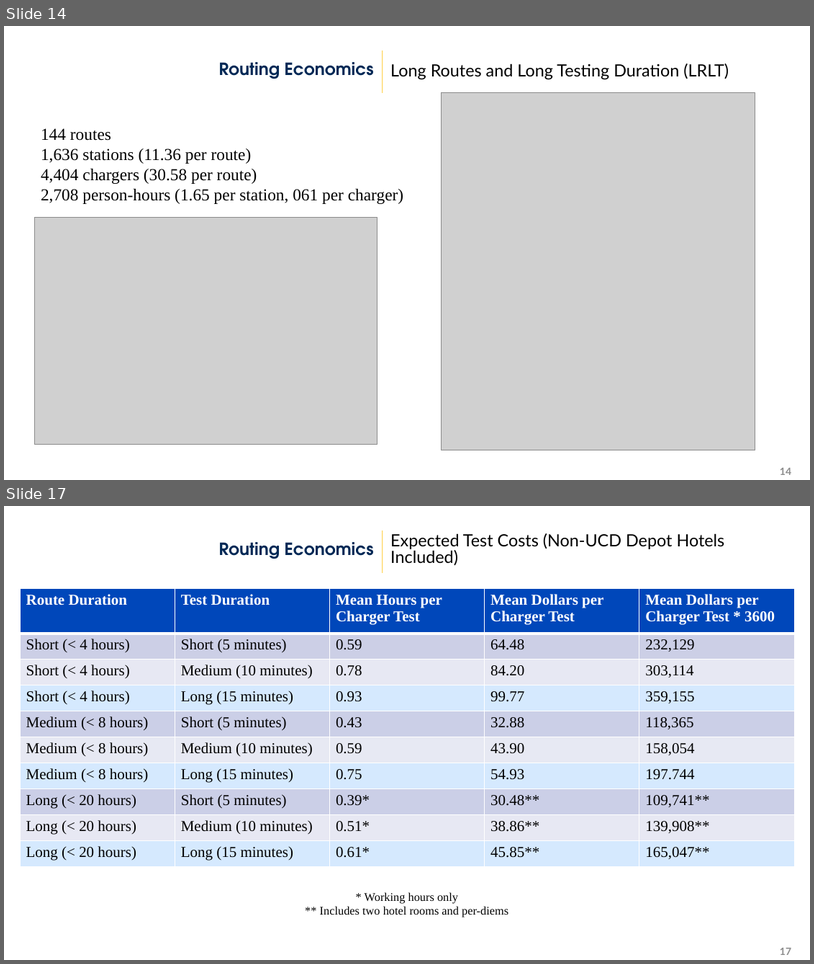
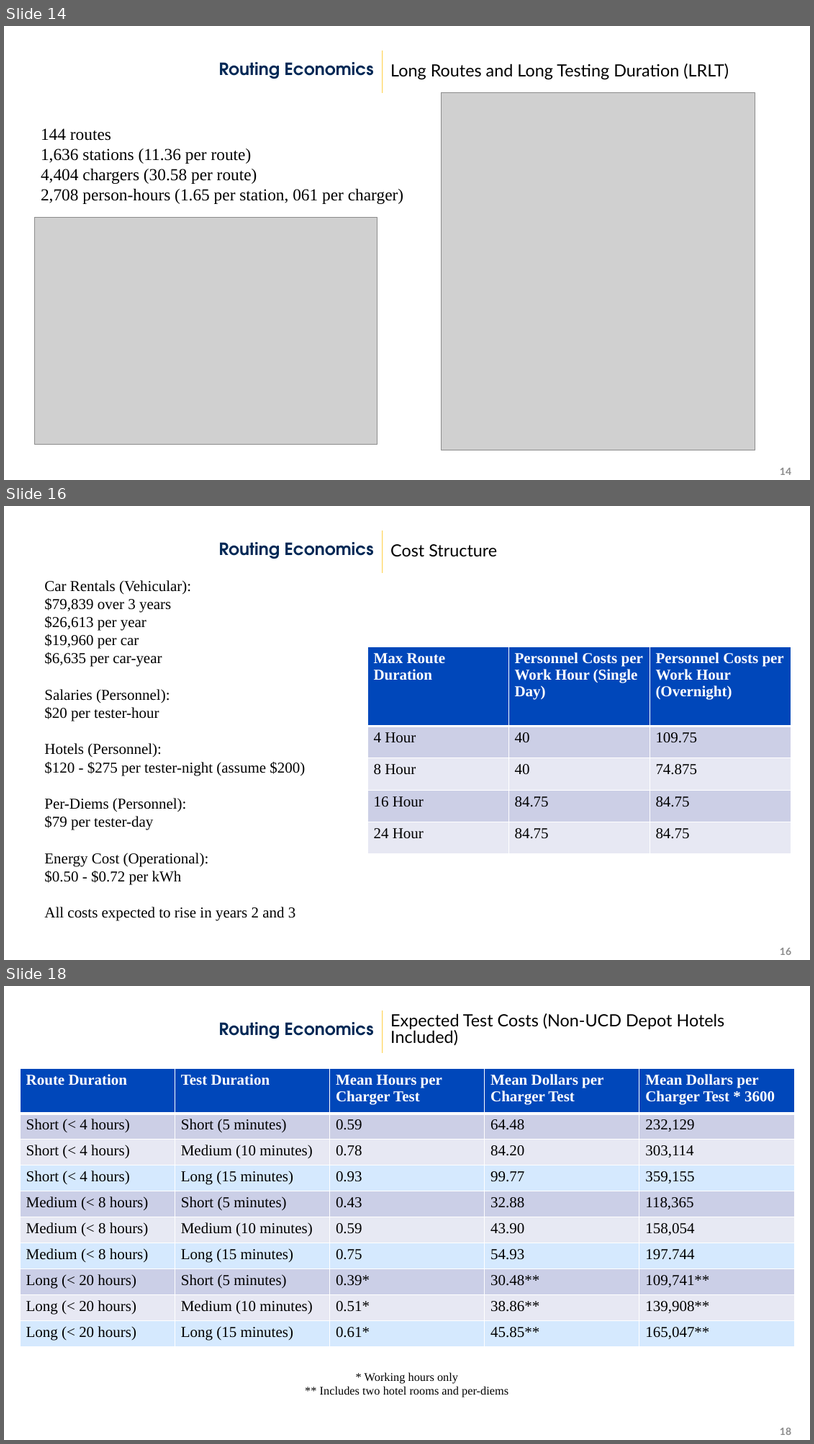
Before and after one commit to airabino/electric_vrp, a slide deck: 02_07_24.pptx. Shown one above the other, each under a label of ours: slides 14 and 17 before the commit, slides 14, 16 and 18 after it; the slides between them are not shown. The pictures are 814x964 and 814x1444 pixels, drawn with LibreOffice and Linux fonts; fonts in the diff are those of the drawing; grey boxes stand for pictures; background and template pictures are left out. Boxes give left, top, right and bottom in pixels: in the first picture for what was removed or moved away, otherwise in the second. Text is boxed around its words. In the diff, an @@ line names an element or a change of style, - is before the commit and + after.

```diff
--- a/02_07_24.pptx
+++ b/02_07_24.pptx
@@ slide 16 added at box(4, 506, 810, 960), background picture (left out); not listed: 1 template element that a slide beside it also shows @@
@@ text added at box(219, 542, 374, 559), 20 pt, text #002855, bold @@
+Routing Economics
@@ text added at box(391, 544, 497, 557), 20 pt, text #000000 @@
+Cost Structure
@@ text added at box(44, 580, 305, 921), 18 pt, text #000000 @@
+Car Rentals (Vehicular):
+$79,839 over 3 years
+$26,613 per year
+$19,960 per car
+$6,635 per car-year
+Salaries (Personnel):
+$20 per tester-hour
+Hotels (Personnel):
+$120 - $275 per tester-night (assume $200)
+Per-Diems (Personnel):
+$79 per tester-day
+Energy Cost (Operational):
+$0.50 - $0.72 per kWh
+All costs expected to rise in years 2 and 3
@@ table added at box(368, 646, 790, 853), 5 rows, 3 columns @@
+Max Route Duration | Personnel Costs per Work Hour (Single Day) | Personnel Costs per Work Hour (Overnight)
+4 Hour | 40 | 109.75
+8 Hour | 40 | 74.875
+16 Hour | 84.75 | 84.75
+24 Hour | 84.75 | 84.75
@@ page number added at box(780, 947, 792, 955), 12 pt, text #8C8C8C, bold @@
+16
@@ what was slide 17 is now slide 18 @@
@@ page number at box(780, 1427, 792, 1435): text changed @@
-17
+18
```
Also in this commit, not shown: 1 slide changed, 19 other files.
